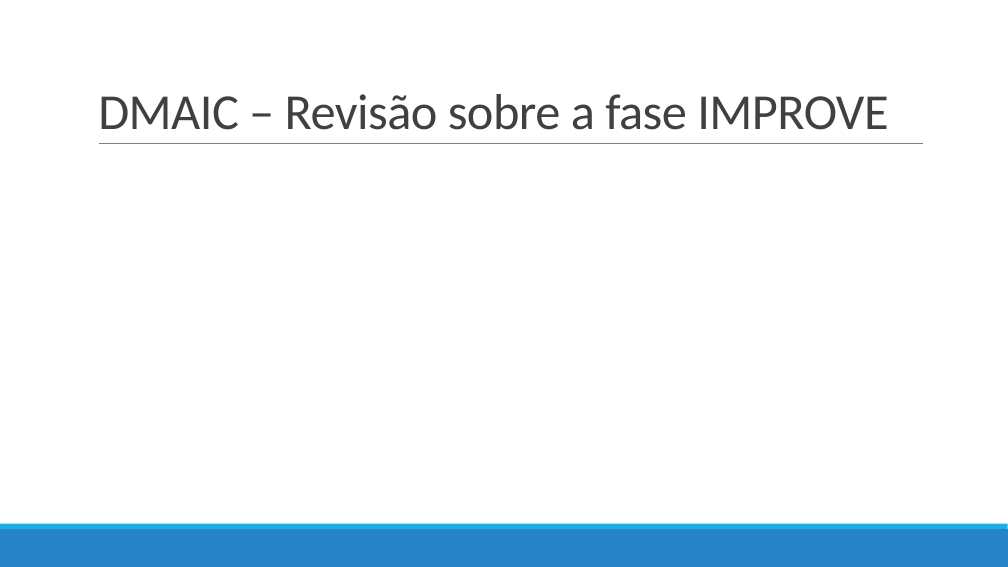
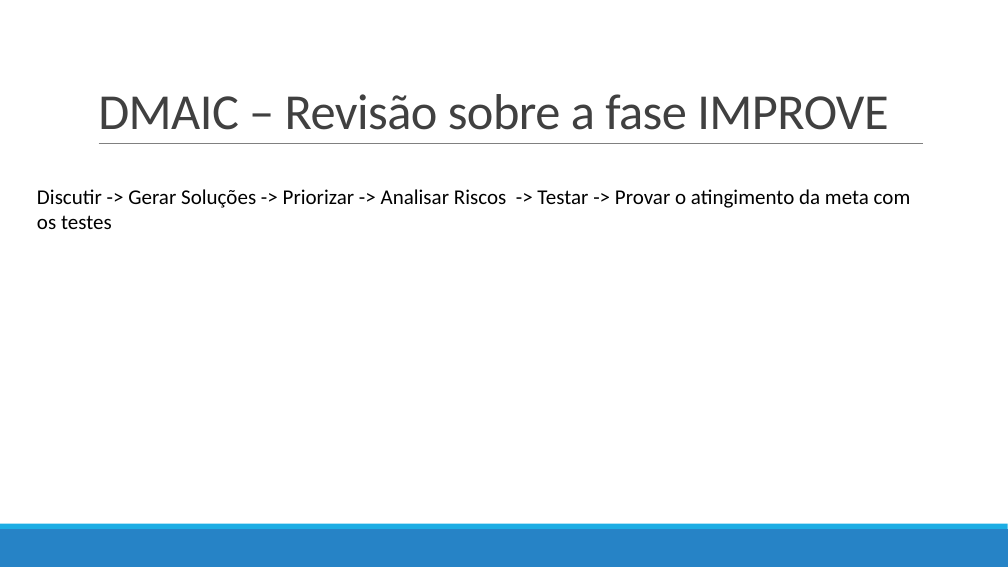
Before and after one commit to ruhansanabria/Puc_Lean2016, a slide deck: slide 2 of Apresentações/TRE DMAIC - Improve.pptx. Drawn at 1008x567 pixels with LibreOffice and Linux fonts; fonts in the diff are those of the drawing. Boxes give left, top, right and bottom in pixels: in the first picture for what was removed or moved away, otherwise in the second. Text is boxed around its words. In the diff, an @@ line names an element or a change of style, - is before the commit and + after.

```diff
--- a/Apresentações/TRE DMAIC - Improve.pptx
+++ b/Apresentações/TRE DMAIC - Improve.pptx
@@ text added at <box>37,189,911,229</box>, 20 pt, text #000000 @@
+Discutir -> Gerar Soluções -> Priorizar -> Analisar Riscos -> Testar -> Provar o atingimento da meta com os testes
```
Also in this commit, not shown: 5 slides added, 1 slide removed, 2 other files.
